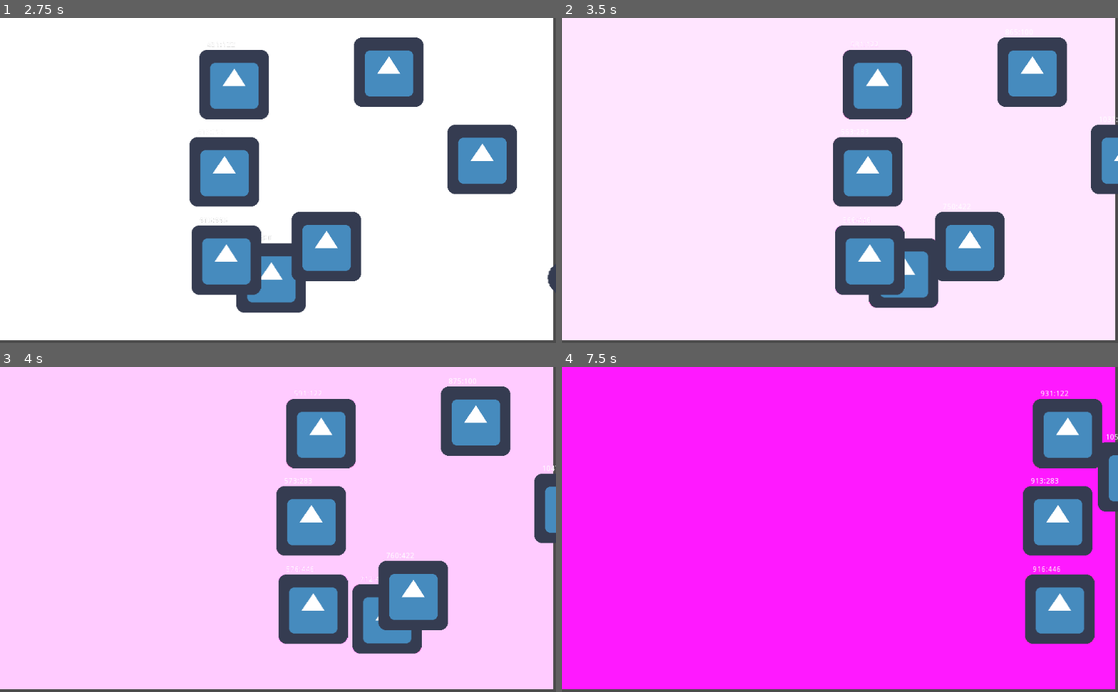
Above: before the commit, frames 1-4 (two rows, left to right).
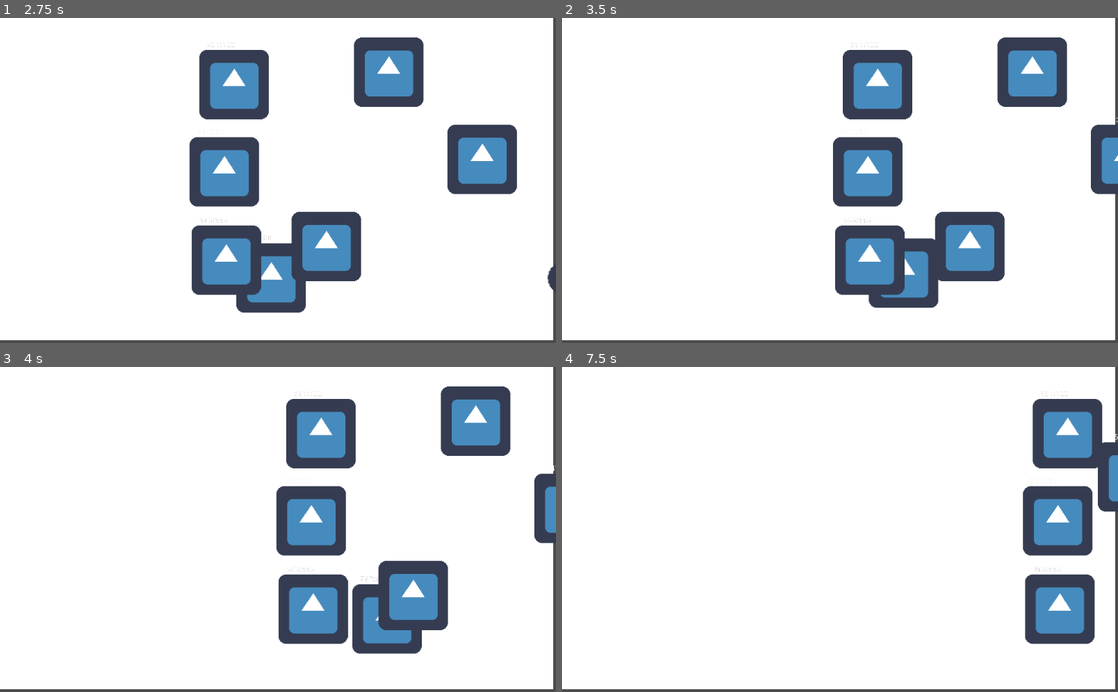
Above: after the commit, the same moments.

Repository: DoubleZZ/coursGit
Game: Godot game, scene res://Main.tscn
Two runs of this game, one before a commit and one after it. Both use one fixed random seed, a clock stepped at 60 frames per second and the inputs below. The engine's default icon, where the game draws it, is replaced by a stand-in: a white triangle on a blue panel in a dark square.
Inputs:
- Up to frame 1 (2.75 s): tap Enter at 0.5 s; hold Right (ui_right) 0.53-1.28 s; tap Space at 2 s; hold Right (ui_right) from 2.03 s (still down)
- Up to frame 2 (3.5 s): keep holding Right (ui_right)
- Up to frame 3 (4 s): release Right (ui_right) at 3.53 s
- Up to frame 4 (7.5 s): hold Right (ui_right) from 5.78 s (still down)

Frame 1 is identical in both runs. In frame 2, 83% of the frame differs, in the area x 0-100%, y 0-100%; in frame 3, 83%; in frame 4, 90%.
Error after the commit: Parse Error: Expected end of statement ("var"), got continue instead. (res://ColorRect.gd:20)

Commit message:
commit sur nouvelle branche

Diff:
--- a/ColorRect.gd
+++ b/ColorRect.gd
@@ -17,3 +17,5 @@
 		var jefaisnimportequoi
 		var keskya
 		var kestuvafaire
+		var je continue
+		var ueueue
